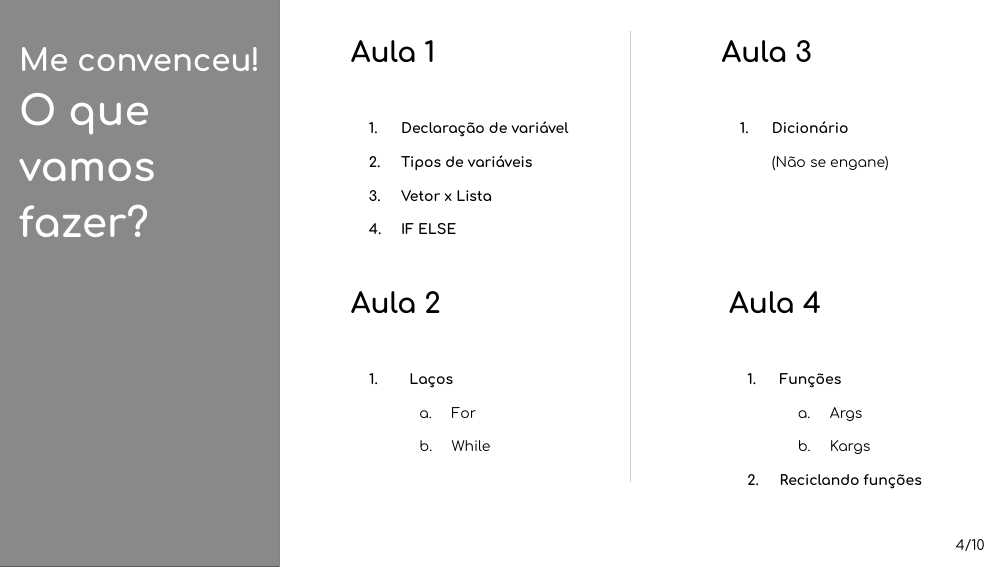
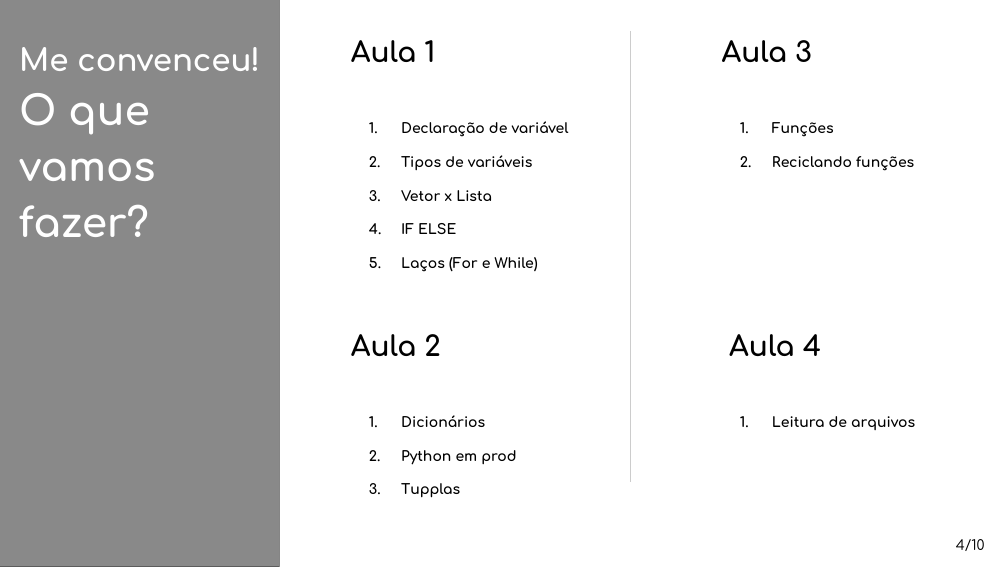
Before and after one commit to MiuraBruno/Curso_python_turma3, a slide deck: slide 4 of _DOCUMENTOS/Treinamento Pynton.pptx. Drawn at 1008x567 pixels with LibreOffice and Linux fonts; fonts in the diff are those of the drawing; grey boxes stand for pictures. Boxes give left, top, right and bottom in pixels: in the first picture for what was removed or moved away, otherwise in the second. Text is boxed around its words. In the diff, an @@ line names an element or a change of style, - is before the commit and + after.

Commit message:
ajustes para aula inicial

```diff
--- a/_DOCUMENTOS/Treinamento Pynton.pptx
+++ b/_DOCUMENTOS/Treinamento Pynton.pptx
@@ text at (772, 122, 914, 171): text changed; bold on @@
-1. Dicionário
-(Não se engane)
+1. Funções
+2. Reciclando funções
@@ text at (401, 257, 538, 272): paragraph added @@
+5. Laços (For e While)
@@ text "Aula 2": place and size @@
-text "Aula 2" at (351, 291, 440, 313)
+text "Aula 2" at (351, 334, 440, 356)
@@ text "Aula 4": place and size @@
-text "Aula 4" at (729, 291, 821, 313)
+text "Aula 4" at (729, 334, 821, 356)
@@ text at (401, 415, 516, 498): text changed; bold on @@
-1. Laços
-  a. For
-  b. While
+1. Dicionários
+2. Python em prod
+3. Tupplas
@@ text at (772, 416, 915, 430): text changed @@
-1. Funções
-  a. Args
-  b. Kargs
-2. Reciclando funções
+1. Leitura de arquivos
```
Also in this commit, not shown: 4 other slides changed, 1 other file.
